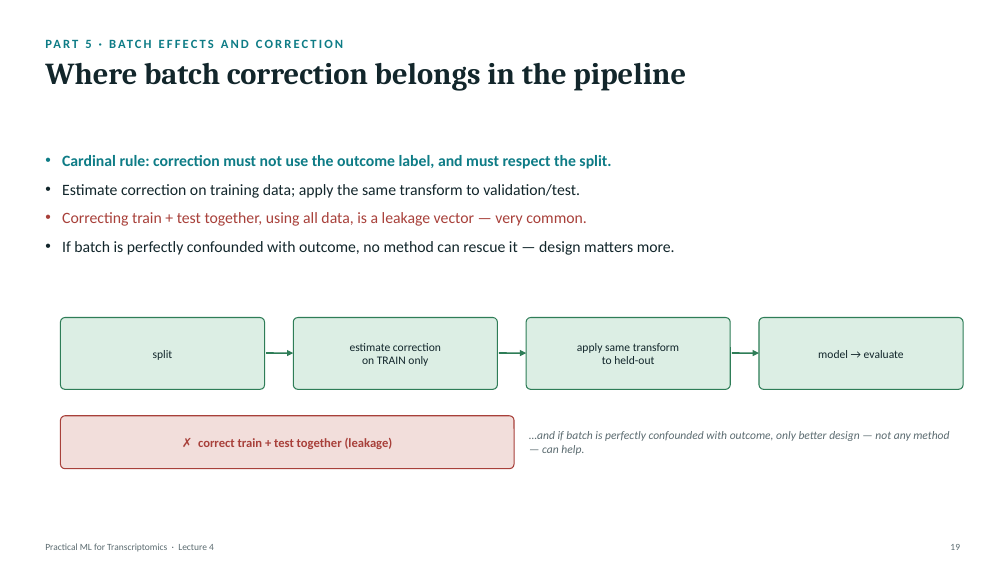
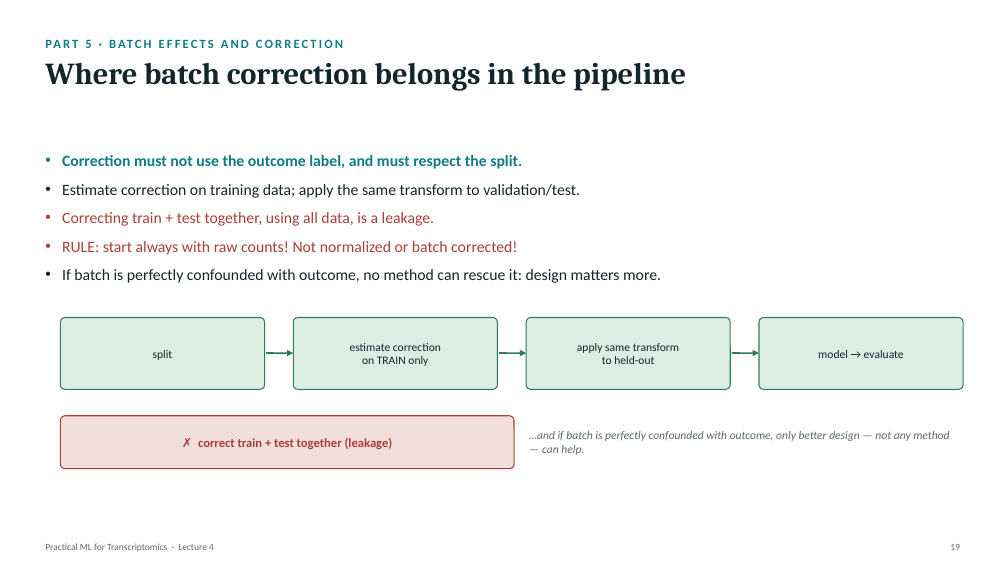
Before and after one commit to zhanyinx/ml26, a slide deck: slide 19 of lessons/lesson04_model_validation/theory/slides/Lecture4 - Model Improvement, Validation, and Interpretation.pptx. Drawn at 1008x567 pixels with LibreOffice and Linux fonts; fonts in the diff are those of the drawing. Boxes give left, top, right and bottom in pixels: in the first picture for what was removed or moved away, otherwise in the second. Text is boxed around its words. In the diff, an @@ line names an element or a change of style, - is before the commit and + after.

```diff
--- a/lessons/lesson04_model_validation/theory/slides/Lecture4 - Model Improvement, Validation, and Interpretation.pptx
+++ b/lessons/lesson04_model_validation/theory/slides/Lecture4 - Model Improvement, Validation, and Interpretation.pptx
@@ text at <box>62,155,522,169</box>: text changed @@
-• Cardinal rule: correction must not use the outcome label, and must respect the split.
+• Correction must not use the outcome label, and must respect the split.
@@ text at <box>62,212,661,283</box>: text changed; text colour #12262B to #A8403A @@
-• Correcting train + test together, using all data, is a leakage vector — very common.
-• If batch is perfectly confounded with outcome, no method can rescue it — design matters more.
+• Correcting train + test together, using all data, is a leakage.
+• RULE: start always with raw counts! Not normalized or batch corrected!
+• If batch is perfectly confounded with outcome, no method can rescue it: design matters more.
```
Also in this commit, not shown: 18 other slides changed, 4 slides added, 4 slides removed.
